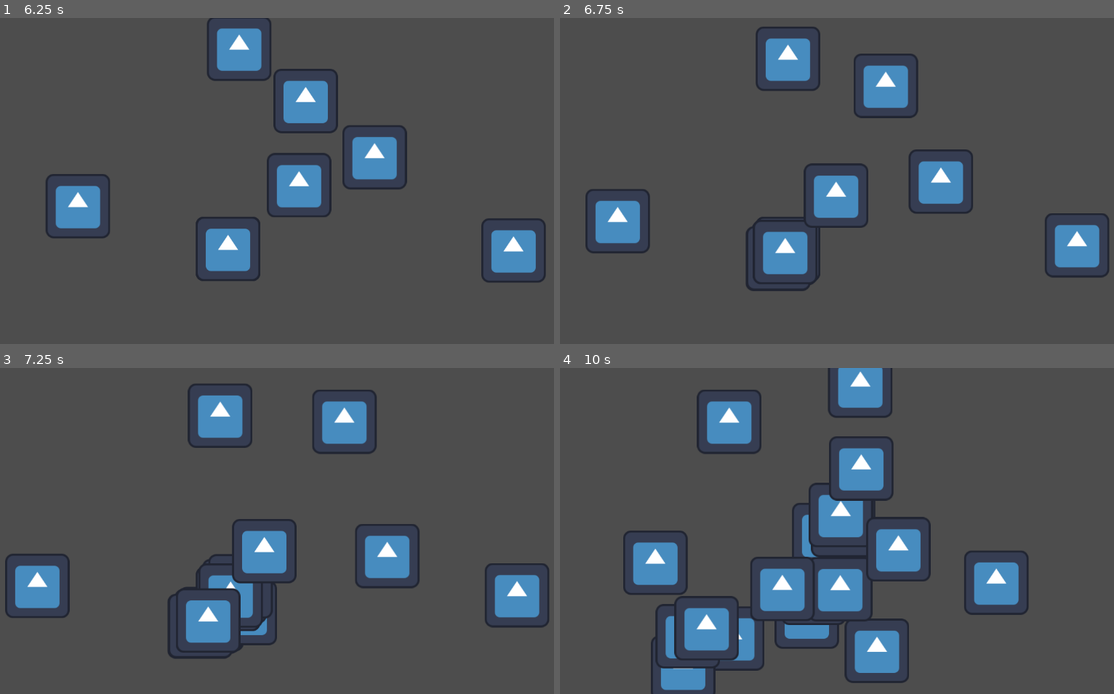
Above: before the commit, frames 1-4 (two rows, left to right).
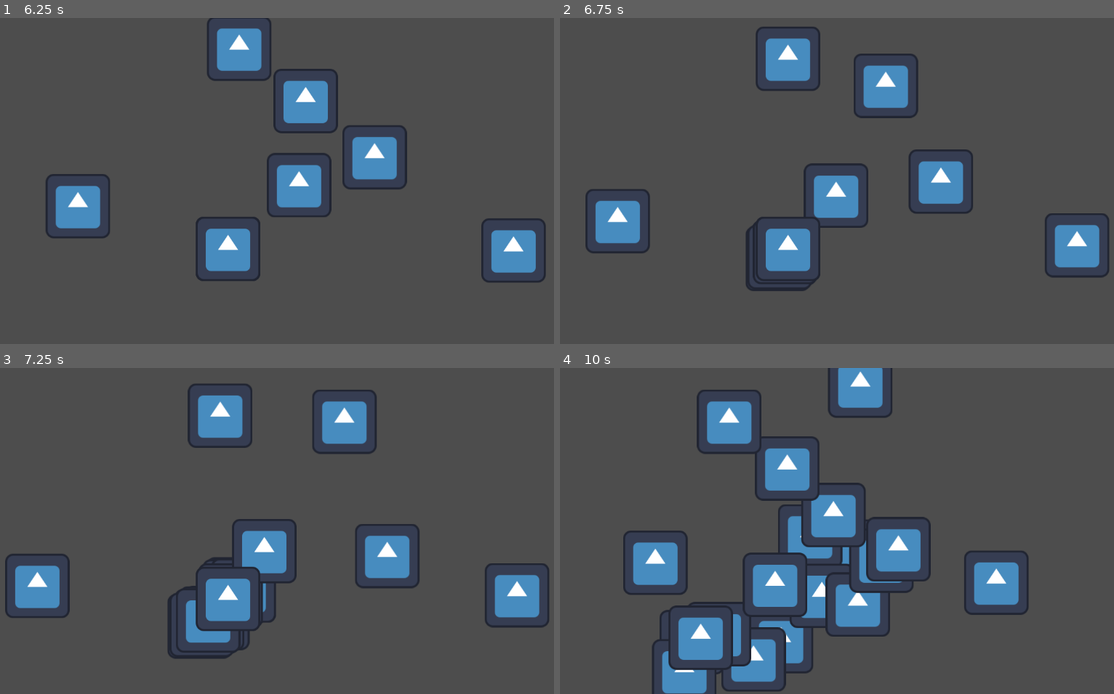
Above: after the commit, the same moments.

Repository: ValetNoir/ggj_2026
Game: Godot game, scene res://scenes/test scenes/test_character_move.tscn
Two runs of this game, one before a commit and one after it. Both use one fixed random seed, a clock stepped at 60 frames per second and the inputs below. The project has no main scene, so this scene is started directly. The engine's default icon, where the game draws it, is replaced by a stand-in: a white triangle on a blue panel in a dark square.
Inputs (mouse positions are in pixels of both pictures, inside the frame that each line leads up to):
- Up to frame 1 (6.25 s): move the mouse to (227, 249) at 0.52 s; click (227, 249) at 0.67 s; click (227, 249) at 1.42 s; click (227, 249) at 2.17 s; click (227, 249) at 2.92 s; click (227, 249) at 3.67 s; click (227, 249) at 4.42 s; click (227, 249) at 5.17 s; click (227, 249) at 5.92 s
- Up to frame 2 (6.75 s): click (787, 249) at 6.67 s
- Up to frame 3 (7.25 s): no input
- Up to frame 4 (10 s): move the mouse to (759, 625) at 7.27 s; click (759, 625) at 7.42 s; move the mouse to (742, 648) at 8.02 s; click (742, 648) at 8.17 s; move the mouse to (837, 534) at 8.77 s; click (837, 534) at 8.92 s; move the mouse to (1008, 579) at 9.52 s; click (1008, 579) at 9.67 s

Frame 1 is identical in both runs. In frame 2, 0.6% of the frame differs, in the area x 33-47%, y 61-83%; in frame 3, 1.6%; in frame 4, 13%, in the area x 16-64%, y 20-100%.

Commit message:
hold character with mouse hover

Diff:
--- a/scripts/character.gd
+++ b/scripts/character.gd
@@ -1,7 +1,8 @@
+class_name Character
 extends Node2D
 
 @onready var _area: Area2D = $Area2D
-
+static var _held_character: Character = null
 @export var speed: float = 100.0
 var _destination: Vector2 = Vector2.ZERO
 var _is_moving: bool = false
@@ -12,12 +13,16 @@
 const MAX_DESTINATION_DISTANCE: float = 200.0
 const MIN_START_DELAY: float = 0.1
 const MAX_START_DELAY: float = 1.5
+const NORMAL_Z_INDEX: int = 0
+const HELD_Z_INDEX: int = 1
 
 # Called when the node enters the scene tree for the first time.
 func _ready() -> void:
 	_valid_rect = get_viewport_rect().grow(-30.0)
 	get_tree().create_timer(randf_range(MIN_START_DELAY, MAX_START_DELAY))\
 		.timeout.connect(_start_move)
+	_area.mouse_entered.connect(_on_area_mouse_enter)
+	_area.mouse_exited.connect(_on_area_mouse_exit)
 
 # Called every frame. 'delta' is the elapsed time since the previous frame.
 func _process(delta: float) -> void:
@@ -25,6 +30,8 @@
 		_move(delta)
 
 func _move(delta: float) -> void:
+	if _held_character == self:
+		return
 	global_position = global_position.move_toward(_destination, speed * delta)
 	if global_position.is_equal_approx(_destination):
 		_is_moving = false
@@ -35,7 +42,6 @@
 	var direction: Vector2 = _get_move_direction()
 	_destination = global_position + distance * direction
 	_destination = _reflect_destination(_destination)
-	print("%s move to %s", [name, _destination])
 	_is_moving = true
 
 func _reflect_destination(destination: Vector2) -> Vector2:
@@ -82,6 +88,36 @@
 	var timer := get_tree().create_timer(timer_duration)
 	timer.timeout.connect(_start_move)
 
+func _on_area_mouse_enter() -> void:
+	if not is_instance_valid(_held_character):
+		z_index = HELD_Z_INDEX
+		_held_character = self
+
+func _on_area_mouse_exit() -> void:
+	if _held_character == self:
+		z_index = NORMAL_Z_INDEX
+		_hold_next_character()
+
+func _hold_next_character() -> void:
+	var mouse_position = get_viewport().get_mouse_position()
+	var query := PhysicsPointQueryParameters2D.new()
+	query.position = mouse_position
+	query.collide_with_areas = true
+	var intersects := get_world_2d().direct_space_state.intersect_point(query)
+
+	for result:Dictionary in intersects:
+		if not result.has("collider"):
+			continue
+		var collider: Node2D = result.collider
+		if collider.get_parent() is Character:
+			_held_character = collider.get_parent()
+			_held_character.z_index = HELD_Z_INDEX
+			return
+	# default case if no valid hit
+	_held_character = null
+	return
+
+
 func _on_area_2d_input_event(viewport: Viewport, event: InputEvent, shape_idx: int) ->void:
 	if event is InputEventMouseButton and event.is_pressed():
 		print("clicked %s", name)
Not shown: 1 places in scenes/mask.tscn that only renumber resources
Not shown: 1 places in scenes/test scenes/test_character_move.tscn that only renumber resources
